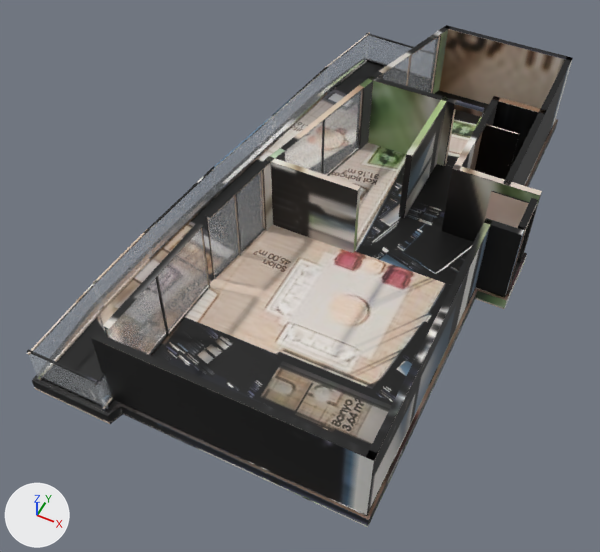
The glTF model akasya-3d/koru-5/model.glb, before and after one commit.
One viewpoint serves both versions: a 50 mm lens placed at (6.06, -15.12, 16.28), pointed at (-0.58, -1.84, -0.32). Lighting does not change. The marker at lower left points along +X, +Y and +Z. The first picture is the older version. Where no turn or scale is listed for an object, it has been applied to the vertices. Vertices at exactly the same position are counted once.
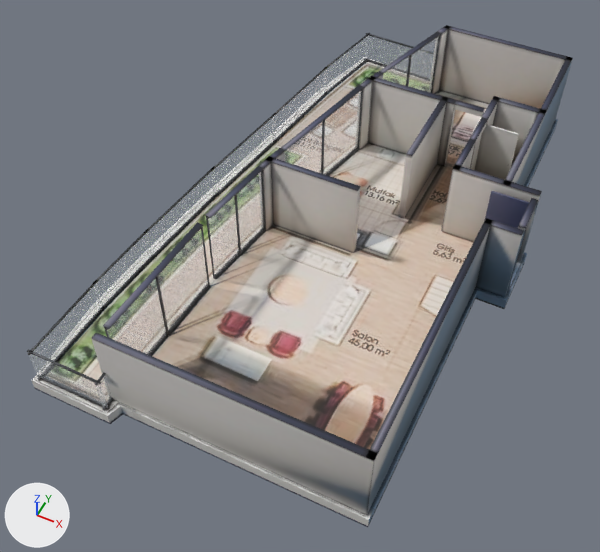
Boxes (x1, y1, x2, y2) around the edits, measured in the pictures (600 x 552 px):
'Mesh_0', surface changed: (27, 25, 572, 527) in both
part 1 of me_mesh_0, reshaped: before (32, 85, 558, 522)
part 2 of me_mesh_0, surface changed: (27, 30, 572, 515) in both

The change, as a list of edits to the scene's bpy script:
```text
Change mat_baked:
    where n3 = _N.new('ShaderNodeMapping'); n3.name = 'Mapping'
    n3.inputs[1].default_value: (0.000724, -14.97, 0.0) -> (0.000723, -14.96, 0.0)  # 'Location'
    n3.inputs[3].default_value: (15.98, 15.97, 1.0) -> (15.98, 15.96, 1.0)  # 'Scale'
Change me_mesh_0:
    used by ob_mesh_0; location = (-4.75, 7.91, -0.36)
    remove me_mesh_0.from_pydata(...)  # 1915 vertices, 3458 faces; spans x 0.0..9.4, y -15.8..0.0, z 0.0..2.6
    add me_mesh_0.from_pydata(...)  # 1488 vertices, 2604 faces; spans x 0.0..9.4, y -15.8..0.0, z 0.0..2.6
    me_mesh_0 part 1: 5 vertices moved within x 3.6..4.9, y -4.2..-0.4, z 0.0..0.4; 427 vertices removed from x 2.0..8.6, y -15.4..-0.4, z 0.0..0.4
    me_mesh_0 part 2: 1455 kept faces spanning x 0.0..9.4, y -15.8..0.0, z 0.0..2.6 get new texture (UV) coordinates
```
